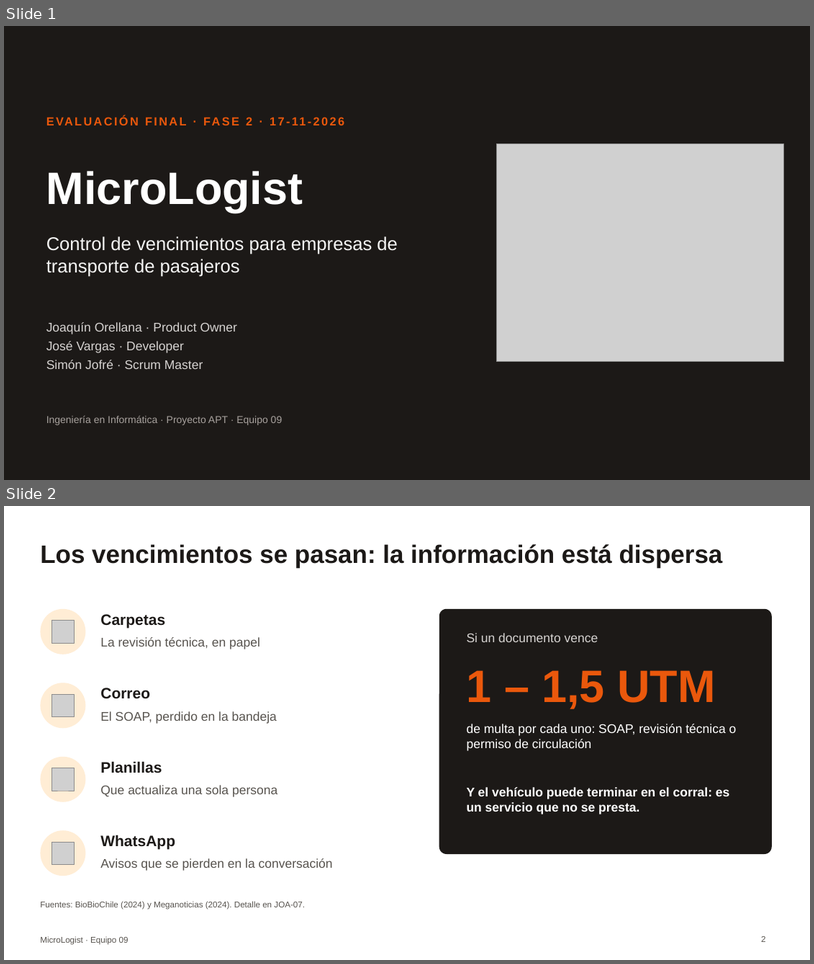
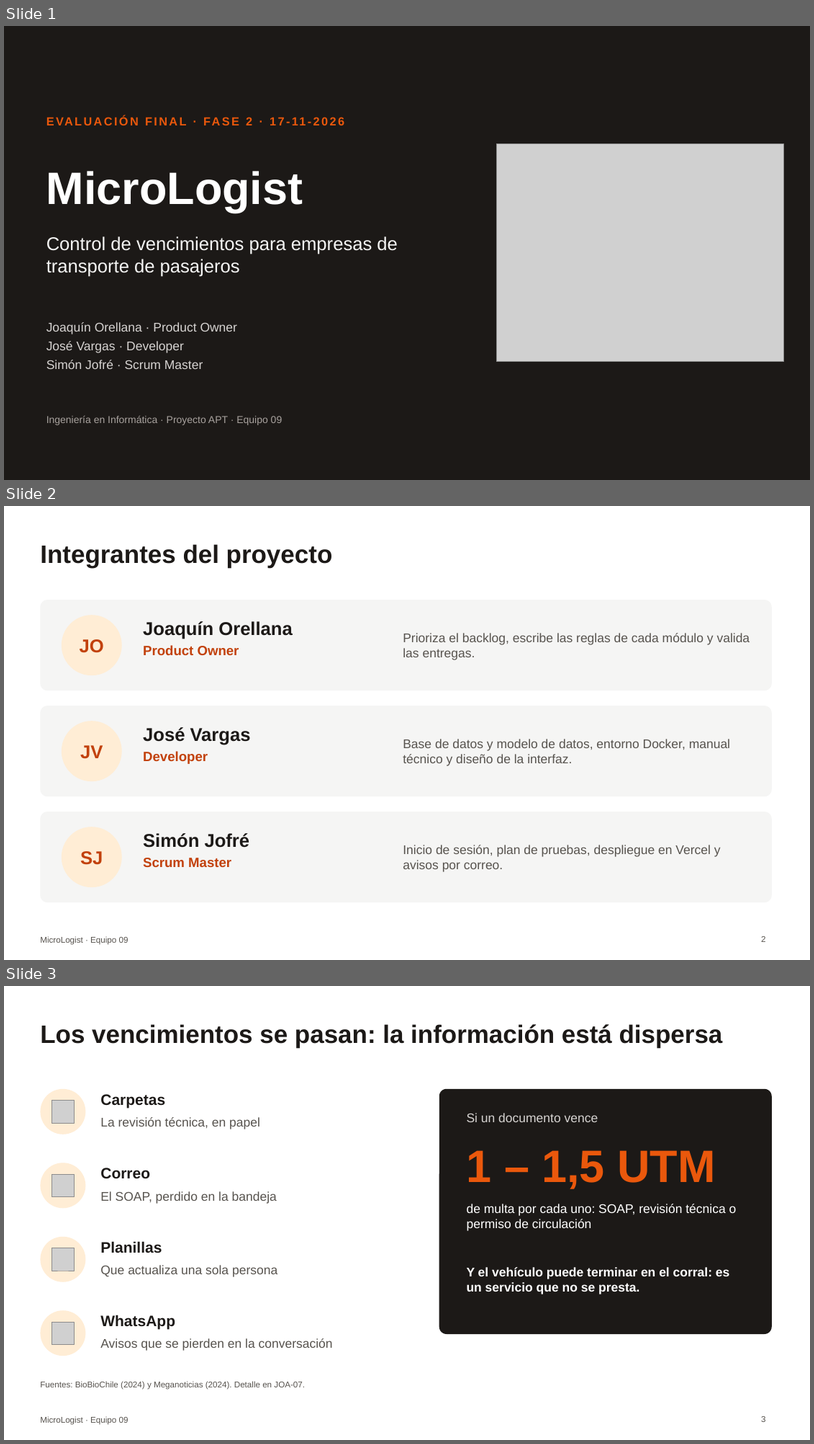
Before and after one commit to josemarcelovg/capstone-2026-002D-equipo09, a slide deck: Fase 2/Evidencias Grupales/Presentación Proyecto.pptx. Shown one above the other, each under a label of ours: slides 1 and 2 before the commit, slides 1, 2 and 3 after it. The pictures are 814x964 and 814x1444 pixels, drawn with LibreOffice and Linux fonts; fonts in the diff are those of the drawing; grey boxes stand for pictures. Boxes give left, top, right and bottom in pixels: in the first picture for what was removed or moved away, otherwise in the second. Text is boxed around its words. In the diff, an @@ line names an element or a change of style, - is before the commit and + after.

Commit message:
Presentación: diapositiva de integrantes del proyecto

```diff
--- a/Fase 2/Evidencias Grupales/Presentación Proyecto.pptx
+++ b/Fase 2/Evidencias Grupales/Presentación Proyecto.pptx
@@ slide 2 added at bbox=[4, 506, 810, 960], background #FFFFFF; not listed: 1 template element that a slide beside it also shows @@
@@ title added at bbox=[40, 544, 333, 567], 30 pt, text #1C1917, bold @@
+Integrantes del proyecto
@@ rounded rectangle added at bbox=[40, 600, 772, 690], fill #F5F5F4 @@
@@ ellipse added at bbox=[62, 615, 122, 675], fill #FFEDD5, 22 pt, text #C2410C, bold @@
+JO
@@ text added at bbox=[143, 621, 292, 655], 22 pt, text #1C1917, bold @@
+Joaquín Orellana
+Product Owner
@@ text added at bbox=[403, 633, 751, 660], 15 pt, text #57534E @@
+Prioriza el backlog, escribe las reglas de cada módulo y valida las entregas.
@@ rounded rectangle added at bbox=[40, 705, 772, 796], fill #F5F5F4 @@
@@ ellipse added at bbox=[62, 721, 122, 781], fill #FFEDD5, 22 pt, text #C2410C, bold @@
+JV
@@ text added at bbox=[143, 727, 251, 764], 22 pt, text #1C1917, bold @@
+José Vargas
+Developer
@@ text added at bbox=[403, 739, 730, 766], 15 pt, text #57534E @@
+Base de datos y modelo de datos, entorno Docker, manual técnico y diseño de la interfaz.
@@ rounded rectangle added at bbox=[40, 811, 772, 902], fill #F5F5F4 @@
@@ ellipse added at bbox=[62, 826, 122, 887], fill #FFEDD5, 22 pt, text #C2410C, bold @@
+SJ
@@ text added at bbox=[143, 833, 250, 867], 16 pt, text #C2410C, bold @@
+Simón Jofré
+Scrum Master
@@ text added at bbox=[403, 844, 721, 872], 15 pt, text #57534E @@
+Inicio de sesión, plan de pruebas, despliegue en Vercel y avisos por correo.
@@ page number added at bbox=[761, 936, 766, 942], 10 pt, text #57534E @@
+2
@@ what was slide 2 is now slide 3 @@
```
